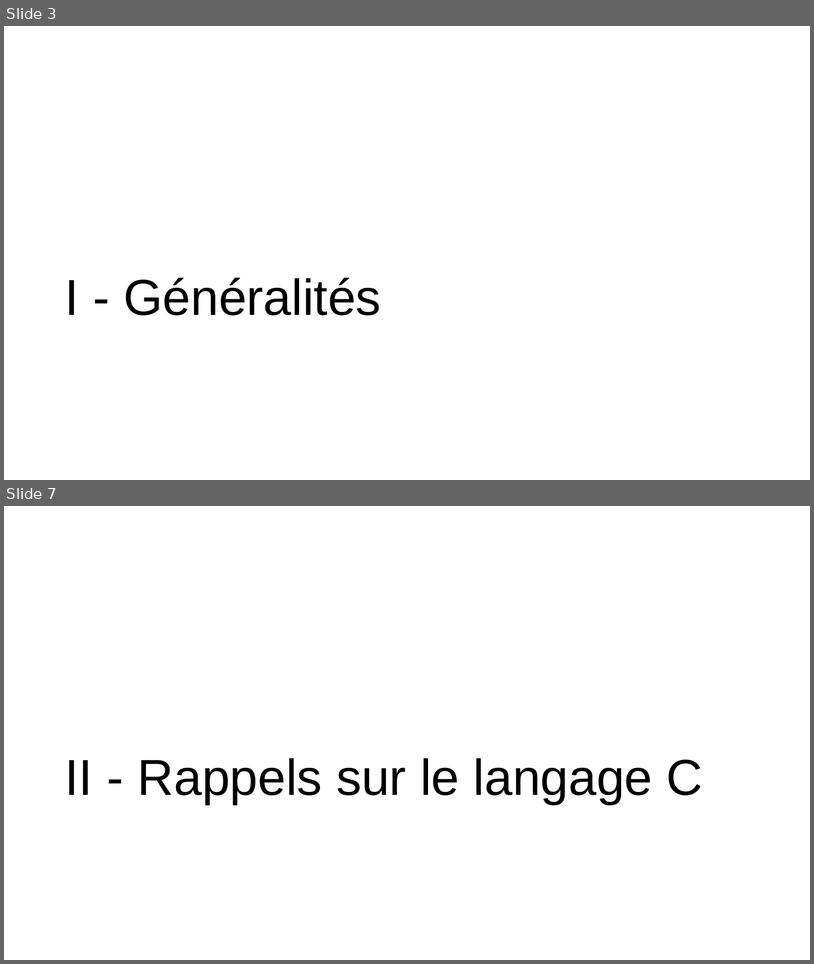
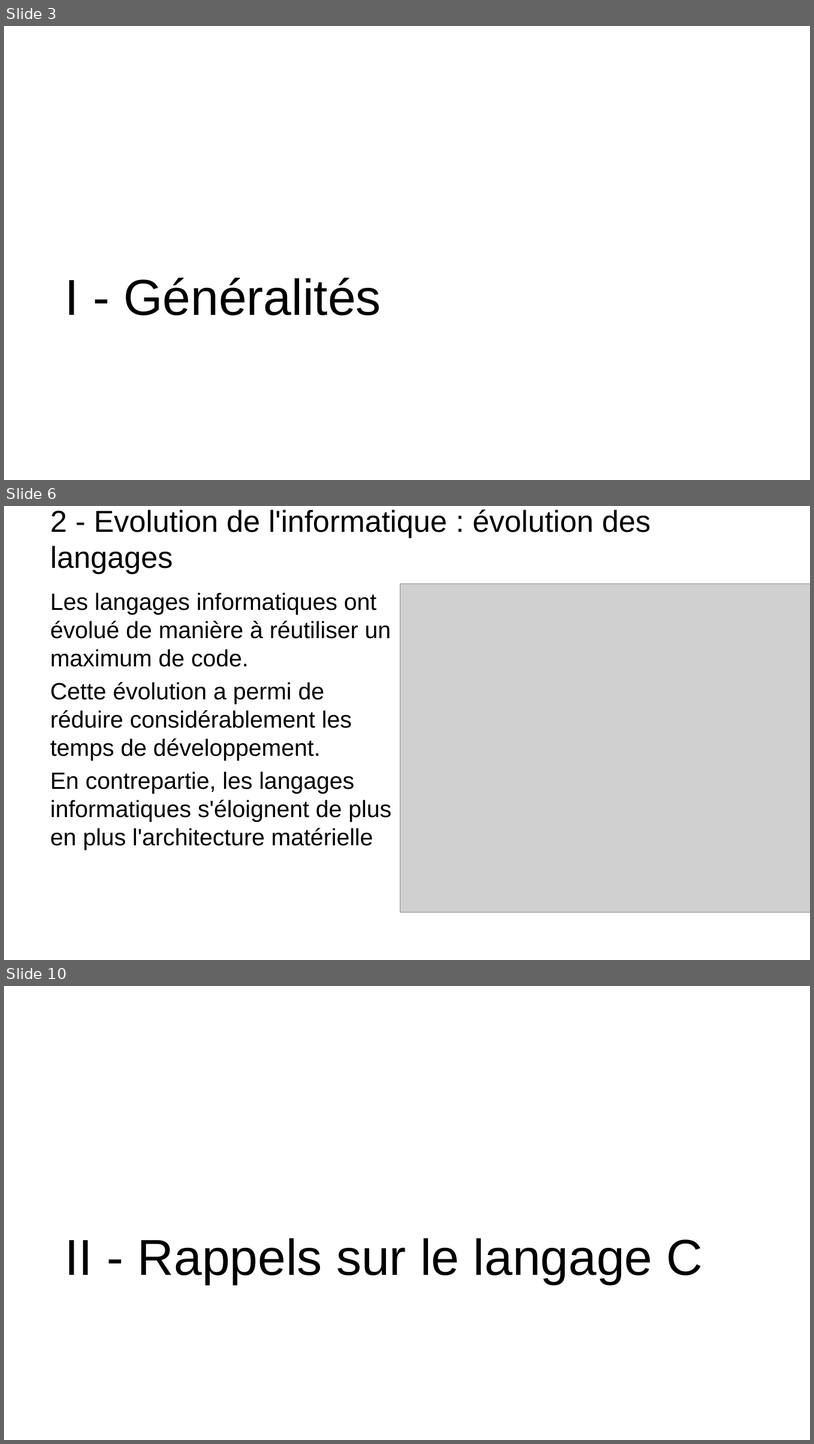
Before and after one commit to t-tortosa/cppCourses, a slide deck: POO.pptx. Shown one above the other, each under a label of ours: slides 3 and 7 before the commit, slides 3, 6 and 10 after it; the slides between them are not shown. The pictures are 814x964 and 814x1444 pixels, drawn with LibreOffice and Linux fonts; fonts in the diff are those of the drawing; grey boxes stand for pictures; background and template pictures are left out. Boxes give left, top, right and bottom in pixels: in the first picture for what was removed or moved away, otherwise in the second. Text is boxed around its words. In the diff, an @@ line names an element or a change of style, - is before the commit and + after.

```diff
--- a/POO.pptx
+++ b/POO.pptx
@@ slide 6 added at (4, 506, 810, 960), background picture (left out) @@
@@ title added at (50, 510, 651, 574), 36 pt, text #000000 @@
+2 - Evolution de l'informatique : évolution des langages
@@ text added at (50, 592, 392, 850), 28 pt, text #000000 @@
+Les langages informatiques ont évolué de manière à réutiliser un maximum de code.
+Cette évolution a permi de réduire considérablement les temps de développement.
+En contrepartie, les langages informatiques s'éloignent de plus en plus l'architecture matérielle
@@ picture added at (401, 584, 810, 913) @@
@@ what was slide 7 is now slide 10 @@
```
Also in this commit, not shown: 4 slides changed, 6 other slides added, 1 slide removed, 4 other files.
